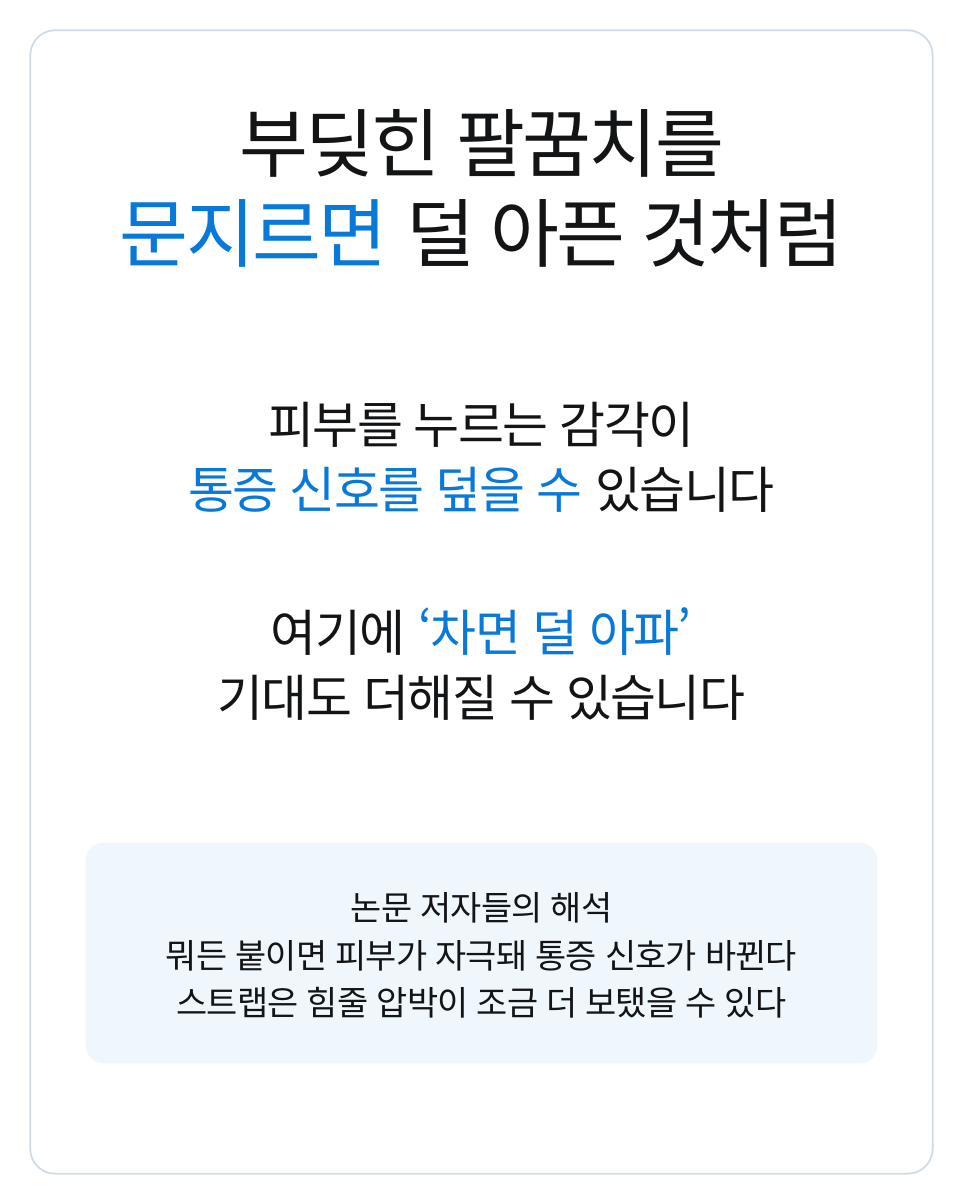
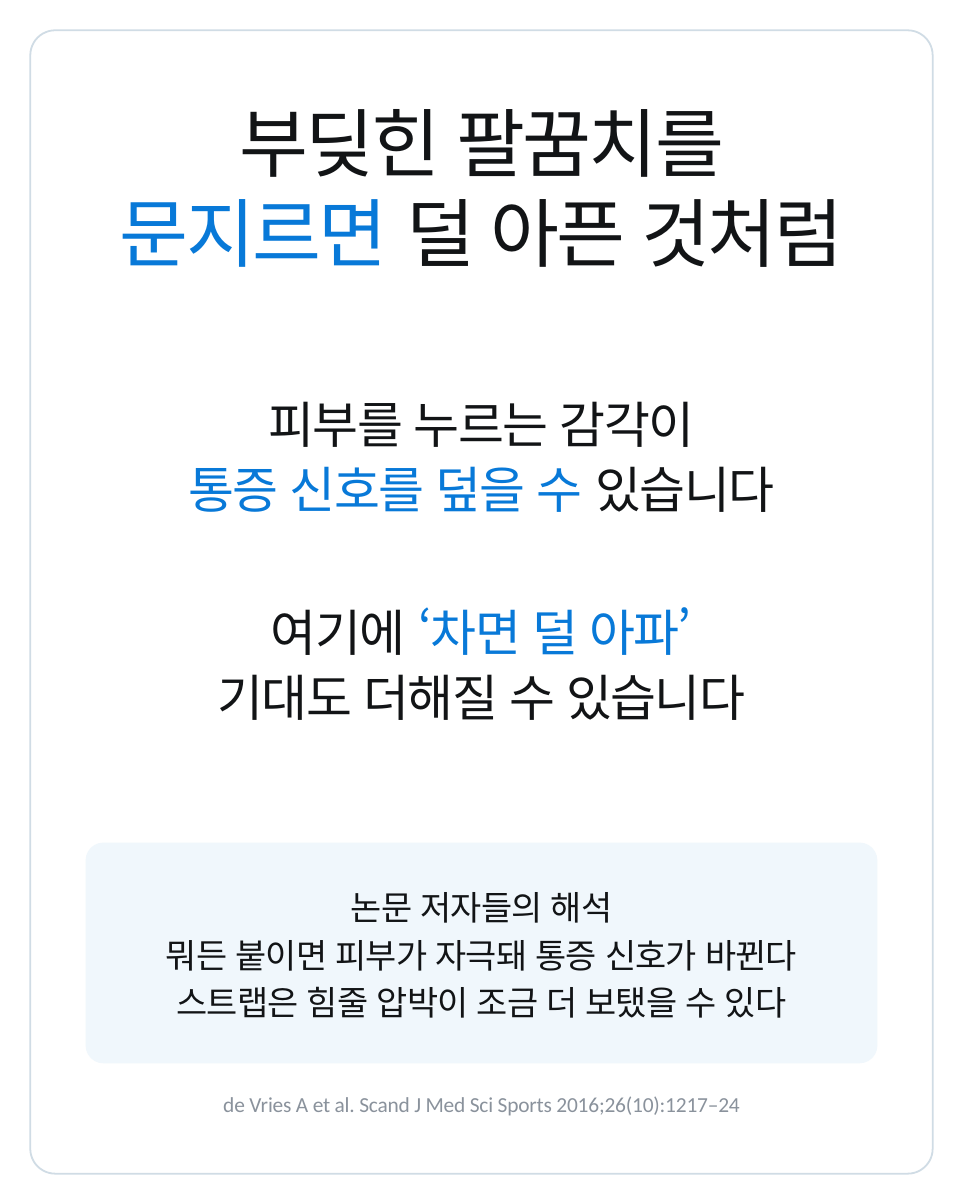
Before and after one commit to js920915-cyber/New-box, a slide deck: slide 5 of content/patellar-strap-runners/adobe-express/patellar-strap-runners-express.pptx. Drawn at 963x1204 pixels with LibreOffice and Linux fonts; fonts in the diff are those of the drawing. Boxes give left, top, right and bottom in pixels: in the first picture for what was removed or moved away, otherwise in the second. Text is boxed around its words. In the diff, an @@ line names an element or a change of style, - is before the commit and + after.

```diff
--- a/content/patellar-strap-runners/adobe-express/patellar-strap-runners-express.pptx
+++ b/content/patellar-strap-runners/adobe-express/patellar-strap-runners-express.pptx
@@ text added at (x1=223, y1=1096, x2=739, y2=1116), 18 pt, text #8A929C @@
+de Vries A et al. Scand J Med Sci Sports 2016;26(10):1217–24
```
Also in this commit, not shown: 5 other slides changed, 41 other files.
